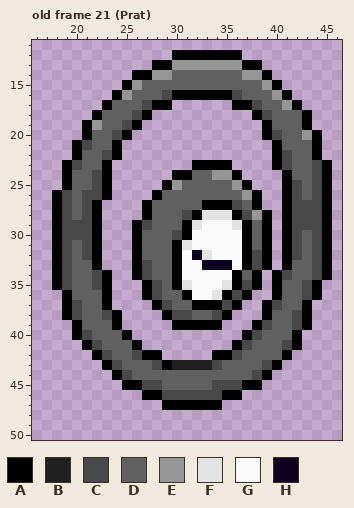
A pixel-art file gets an edit: anims/unownH.aseprite. Above is the file before it was changed.
64x64 pixels, 22 frames. Shown: old frame 21 (Prat): x 16..46, y 11..50. The commit also changed other frames, which this record leaves out.
Visible layers, top first: "Prongs", "Eyes (Common)".
Palette (. is transparent): A #000000  B #202020  C #484848  D #606060  E #969696  F #e3e3e3  G #fafafa  H #0d001f
Pixels before, old frame 21 (Prat), first column x 18:
12 ............AAAAAAA.........
13 ..........AAEEEEEEEAA.......
14 ........AAEEDDDDDDDEEA......
15 .......AEDDDDDDDDDDDDEA.....
16 ......AEDDDCAAAAAACDDDEA....
17 .....ADDDCAA......AACDDEA...
18 ....ADDDCA..........ACDDDA..
19 ...AEDDCA............ADDDA..
20 ...ADDCA.............ACDDEA.
21 ..ACDDA...............ADDDA.
22 ..ADDCA...............ACDDA.
23 .ACDDA........AAAA....ACDDCA
24 .ADDCA......AADDEEA....ADDCA
25 .ADDCA.....AEDDDDDEA...ACDCA
26 ACDCCA....ADDDDDDDDEA..ACDCA
27 ACDCA....ADDDDDAAACDA..ACCCA
28 ACDCA....ADDDCAFFFACEA.ACCCA
29 ACCCA...ACDDDAFGGGFADA.ACCCA
30 ACCCA...ADDDCAGGGGGADA.ACDCA
31 ACDCA...ADDDAFGGGGGADA.ACDCA
32 ACDCA...ADDDAGHFGGGACA.ACDCA
33 ACDDA...ACDDAGGHHHGACA.ADDCA
34 ACDDCA..ACDDAGGGGGADA.ACDDCA
35 ACDDCA...ACDAFGGGFACA.ADDCA.
36 .ADDDA...ACDDAGGFACA..ADDCA.
37 .ACDDA....ACDDAAACA..ACDDA..
38 .ACDDCA....ACCDDCA...ADDCA..
39 ..ADDDA.....AAAAA...ACDDCA..
40 ..ACDDDA...........ACDDDA...
41 ...ACDDDA.........ACDDDCA...
42 ....ACDDCAA.....AACDDDDA....
43 .....ACDDDCABBBBCDDDDCA.....
44 ......ACDDDDDDDDDDDDCA......
45 .......AACCDDDDDCCCAA.......
46 .........AACCCCCCAA.........
47 ...........AAAAAA...........
The result:
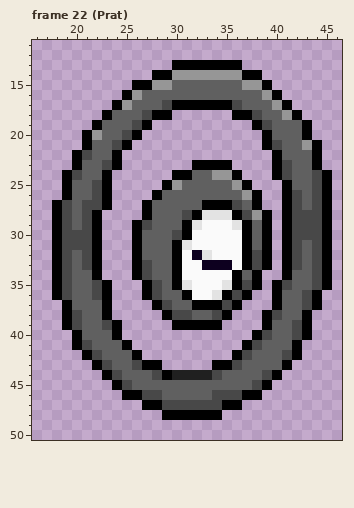
A new or re-ordered frame is compared with the old frame closest to it.
Change:
frames re-ordered
Changed rows in their new state; - is an unchanged pixel.
Frame 22 (Prat) against old frame 21 (Prat), layer "Prongs":
first column x 18:
12 ------------.......---------
13 ----------..AAAAAAA..-------
14 --------..AAEEEEEEEAA.------
15 -------.AAEE-------EEA.-----
16 ------.AE--DDDDDDDD--EA.----
17 -----.AE-DDCAAAAAACDD-EA.---
18 ----.A--DCAA------AACD-EA.--
19 ---.A--DCA----------AC------
20 ----E-DCA-------------D--A.-
21 --.A--CA-------------AC--E--
22 ---C-D-----------------D----
23 -.A--CA-------------------A.
24 --C-D-----------------AC----
25 ------------------------D---
26 .A-D------------------------
27 ----CA-------------------D--
29 --D-------------------------
30 -------------------------C--
31 --C-------------------------
33 ---C--------------------C---
34 ----A.----------------.A----
35 -----------------------C-DCA
36 AC--C-----------------------
37 --D------------------.A--CA-
38 -----A.---------------C-D---
39 -AC--C--------------.A------
40 ---D--A.-----------.AC--CA--
41 --ACD--A.---------.AC--D----
42 ---ACD--A..-----..AC---CA---
43 ----ACD-CAA.....AAC--DDA----
44 -----ACD--CABBBBC---DCA-----
45 ------ACDDD-----DDDDCA------
46 -------AACCDDDDD-CCAA-------
47 ---------AACCCCCCAA---------
48 -----------AAAAAA-----------
Boxes around the changes in both pictures, in picture pixels (x1, y1, x2, y2):
changed: (52, 50, 332, 420)
